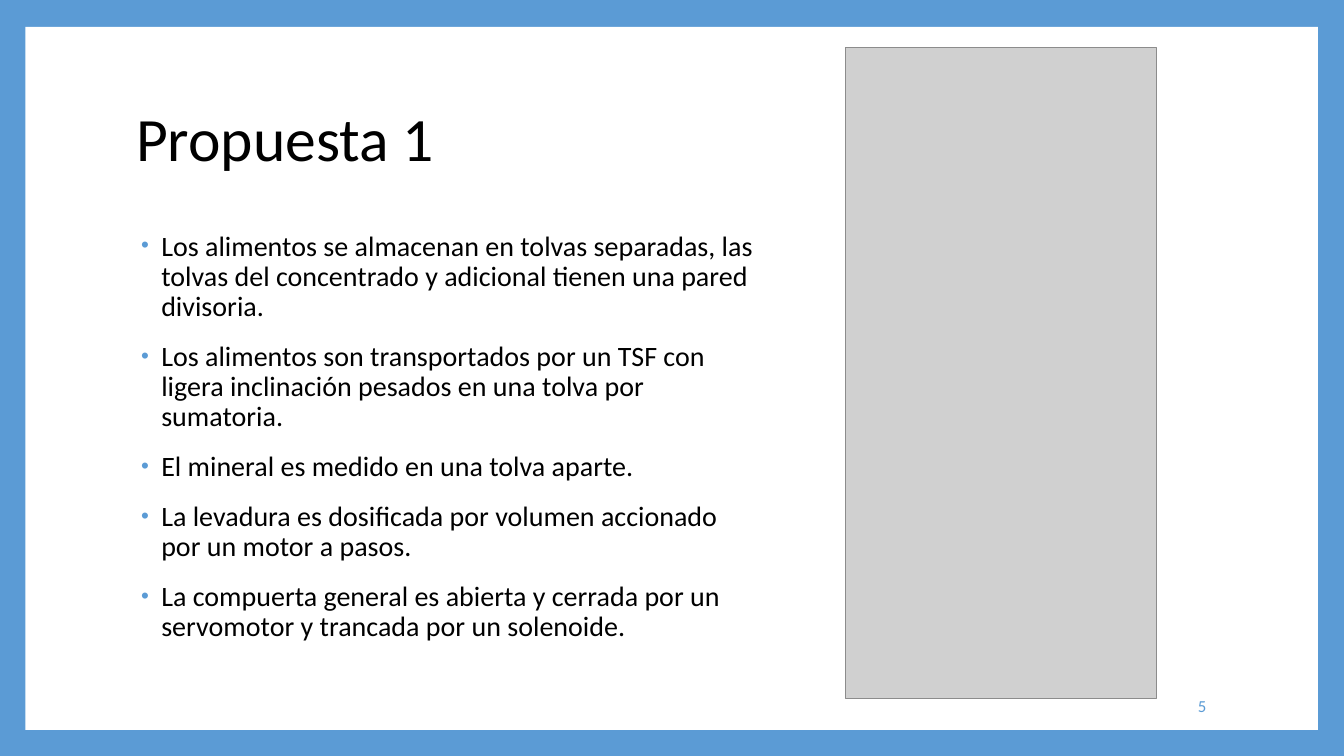
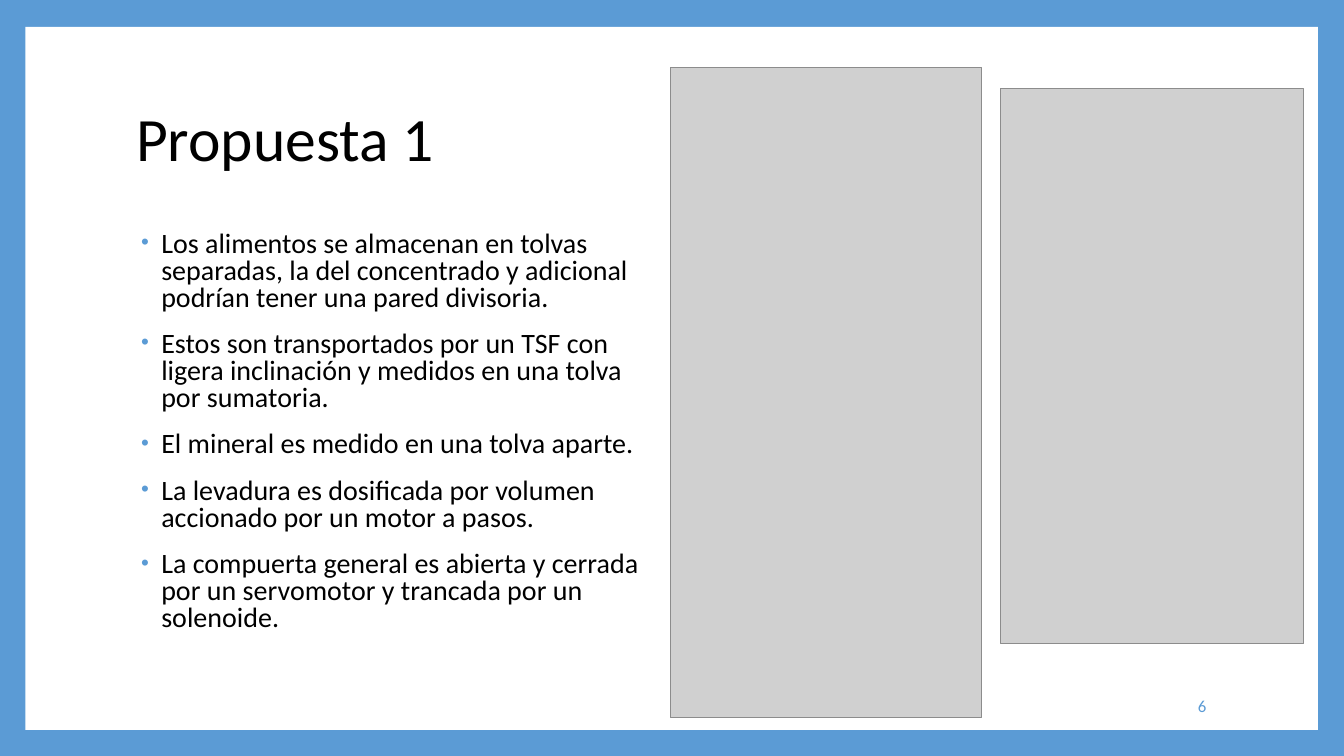
Before and after one commit to steveamena/Graduacion, a slide deck: slide 6 of Documentación/Entregables/Propuestas de solución.pptx (slide 5 before the commit). Drawn at 1344x756 pixels with LibreOffice and Linux fonts; fonts in the diff are those of the drawing; grey boxes stand for pictures. Boxes give left, top, right and bottom in pixels: in the first picture for what was removed or moved away, otherwise in the second. Text is boxed around its words. In the diff, an @@ line names an element or a change of style, - is before the commit and + after.

```diff
--- a/Documentación/Entregables/Propuestas de solución.pptx
+++ b/Documentación/Entregables/Propuestas de solución.pptx
@@ picture: place and size @@
-picture at (846, 47, 1157, 698)
+picture at (670, 68, 982, 718)
@@ picture added at (1001, 89, 1305, 643) @@
@@ text at (161, 233, 627, 412): text changed @@
-• Los alimentos se almacenan en tolvas separadas, las tolvas del concentrado y adicional tienen una pared divisoria.
-• Los alimentos son transportados por un TSF con ligera inclinación pesados en una tolva por sumatoria.
+• Los alimentos se almacenan en tolvas separadas, la del concentrado y adicional podrían tener una pared divisoria.
+• Estos son transportados por un TSF con ligera inclinación y medidos en una tolva por sumatoria.
@@ text at (161, 433, 638, 628): line spacing 0.9 to 0.8 @@
@@ page number at (1198, 700, 1206, 712): text changed @@
-5
+6
```
Also in this commit, not shown: 6 other slides changed, 10 slides added, 55 other files.
